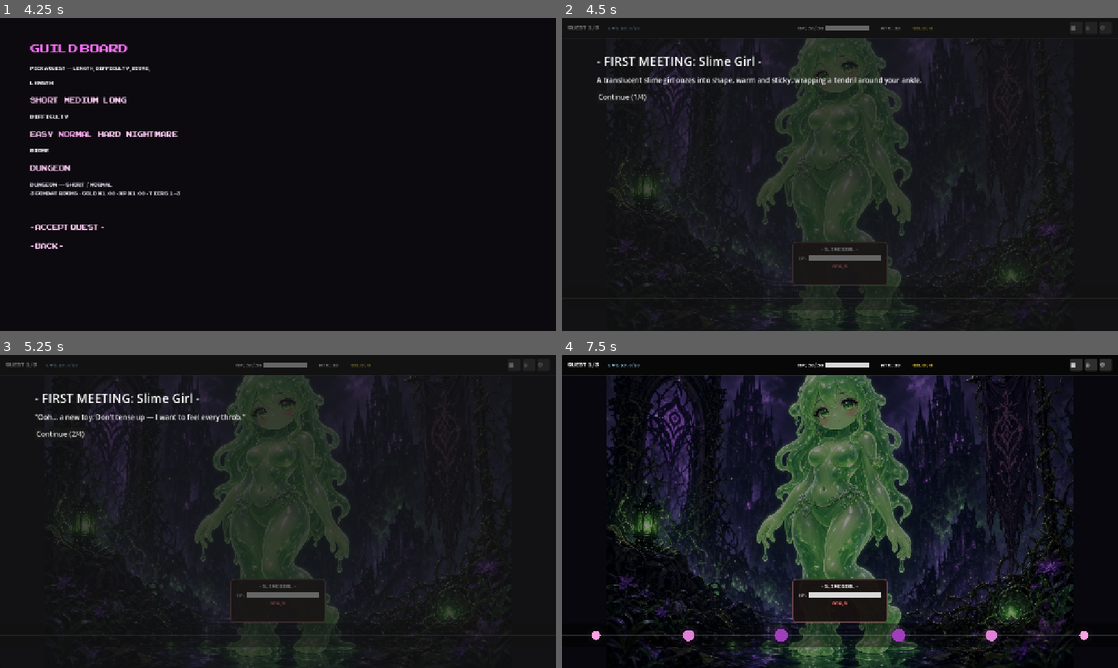
Above: before the commit, frames 1-4 (two rows, left to right).
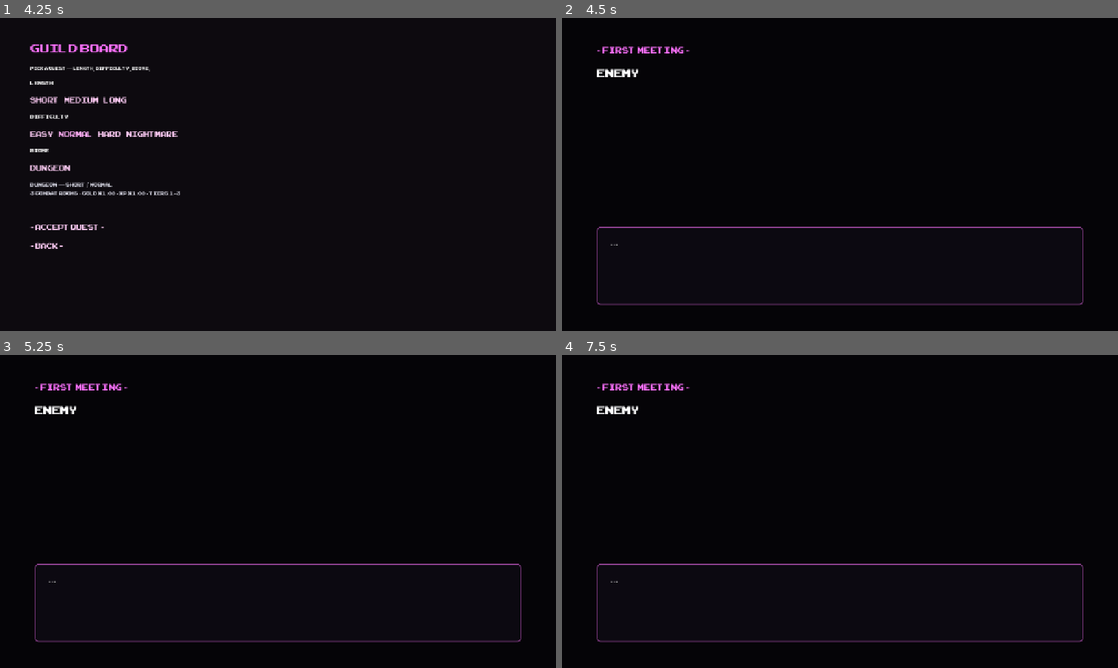
Above: after the commit, the same moments.

Repository: no-release/Temptress
Game: Godot game, scene res://scenes/MainMenu.tscn
Same seed, same stepped clock (60 frames per second), same inputs: the game is played once before the commit and once after it.
Inputs (mouse positions are in pixels of both pictures, inside the frame that each line leads up to):
- Up to frame 1 (4.25 s): click "- START QUEST -" at 0.5 s; click "Easy" at 1.25 s; click "Easy" at 2 s; click "Normal" at 2.75 s; click "Normal" at 3.5 s
- Up to frame 2 (4.5 s): click "- ACCEPT QUEST -" at 4.25 s
- Up to frame 3 (5.25 s): click (61, 433) at 5 s, where only the run before the commit has a clickable "Continue (1/4)"
- Up to frame 4 (7.5 s): click (623, 433) at 5.75 s, where only the run before the commit has a clickable "Continue (2/4)"; click (623, 445) at 6.5 s, where only the run before the commit has a clickable "Continue (3/4)"; click (612, 433) at 7.25 s, where only the run before the commit has a clickable "Face her"

Frame 1 is identical in both runs. In frame 2, 33% of the frame differs, in the area x 0-100%, y 1-100%; in frame 3, 33%; in frame 4, 43%.
Error after the commit: Parse Error: Unexpected "elif" in class body. (res://scripts/FirstMeetVN.gd:73)

Commit message:
Phase 8: wire VN first-meet flow into Main/RoomManager + autoload

Diff:
--- a/rhythmtap-ui-updated-11/project.godot
+++ b/rhythmtap-ui-updated-11/project.godot
@@ -25,6 +25,7 @@
 MetaSave="*res://scripts/data/MetaSave.gd"
 ActiveRun="*res://scripts/data/ActiveRun.gd"
 MusicDirector="*res://scripts/MusicDirector.gd"
+FirstMeetBridge="*res://scripts/FirstMeetBridge.gd"
 _mcp_game_helper="*res://addons/godot_ai/runtime/game_helper.gd"
 
 [display]
--- a/rhythmtap-ui-updated-11/scripts/Main.gd
+++ b/rhythmtap-ui-updated-11/scripts/Main.gd
@@ -109,8 +109,18 @@
 	# Deferred so Godot's layout pass runs first and size.x values are real
 	call_deferred("_update_all_hud")
 
-	# RoomManager drives the run from ActiveRun (guild quest) when present
-	room_manager.start_run()
+	# Phase 8: returning from FirstMeetVN — resume the same room, do not restart the quest
+	if FirstMeetBridge.return_to_combat:
+		FirstMeetBridge.return_to_combat = false
+		var idx: int = FirstMeetBridge.saved_room_index
+		FirstMeetBridge.apply_combat(game_manager)
+		_gold_display = float(game_manager.player_gold)
+		_gold_target = _gold_display
+		room_manager.restore_at_room(idx)
+		FirstMeetBridge.clear()
+	else:
+		# RoomManager drives the run from ActiveRun (guild quest) when present
+		room_manager.start_run()
 
 # ── HUD Update ────────────────────────────────────────────────────────────────
 func _update_all_hud():
@@ -204,10 +214,11 @@
 	match room.get("type", ""):
 		"combat":
 			var enemy = room.get("enemy", "slime_girl")
+			# Phase 8: unmet enemies go to full-screen VN, then cut back into combat
 			if not MetaSave.has_met_enemy(enemy):
-				await _play_first_meet_intro(enemy)
-				MetaSave.mark_enemy_met(enemy)
-				MetaSave.save_to_disk()
+				FirstMeetBridge.begin(enemy, room_manager.get_room_number() - 1, game_manager)
+				get_tree().change_scene_to_file("res://scenes/FirstMeetVN.tscn")
+				return
 			if game_manager.game_state == game_manager.GameState.TREASURE:
 				game_manager.continue_after_treasure(enemy)
 			else:
@@ -300,19 +311,7 @@
 	get_tree().change_scene_to_file("res://scenes/Town.tscn")
 
 
-# ── Phase 6: first-meet enemy intro ───────────────────────────────────────────
-func _play_first_meet_intro(enemy_id: String) -> void:
-	game_manager.set_process(false)
-	var pages := FirstMeetScenes.enemy_pages(enemy_id)
-	var pretty := enemy_id.replace("_", " ").capitalize()
-	var title := "- FIRST MEETING: %s -" % pretty
-	for i in range(pages.size()):
-		var last: bool = i >= pages.size() - 1
-		var btn := "Face her" if last else "Continue (%d/%d)" % [i + 1, pages.size()]
-		_show_choice_overlay(title, pages[i], btn, func(): pass)
-		await _overlay_done
-	game_manager.set_process(true)
-
+# ── Rest / shop overlays (Phase 5+) ───────────────────────────────────────────
 func _run_rest_room() -> void:
 	var heal := int(game_manager.player_max_health * 0.35)
 	game_manager.player_health = mini(game_manager.player_max_health, game_manager.player_health + heal)
--- a/rhythmtap-ui-updated-11/scripts/RoomManager.gd
+++ b/rhythmtap-ui-updated-11/scripts/RoomManager.gd
@@ -35,6 +35,23 @@
 		ActiveRun.state.rooms = _rooms.duplicate(true)
 	advance_room()
 
+## Phase 8: resume a mid-run room after FirstMeetVN without restarting the quest.
+func restore_at_room(room_index: int) -> void:
+	var run_def: Array = []
+	if ActiveRun.has_run():
+		run_def = ActiveRun.room_list()
+	if run_def.is_empty():
+		run_def = DEFAULT_RUN
+	_rooms = run_def.duplicate(true)
+	if _rooms.is_empty():
+		emit_signal("run_complete")
+		return
+	_current_index = clampi(room_index, 0, _rooms.size() - 1)
+	if ActiveRun.state:
+		ActiveRun.state.rooms = _rooms.duplicate(true)
+		ActiveRun.state.room_index = _current_index
+	emit_signal("room_started", current_room)
+
 func advance_room():
 	_current_index += 1
 	if ActiveRun.state:
Not shown, added: rhythmtap-ui-updated-11/README_PHASE8.md
